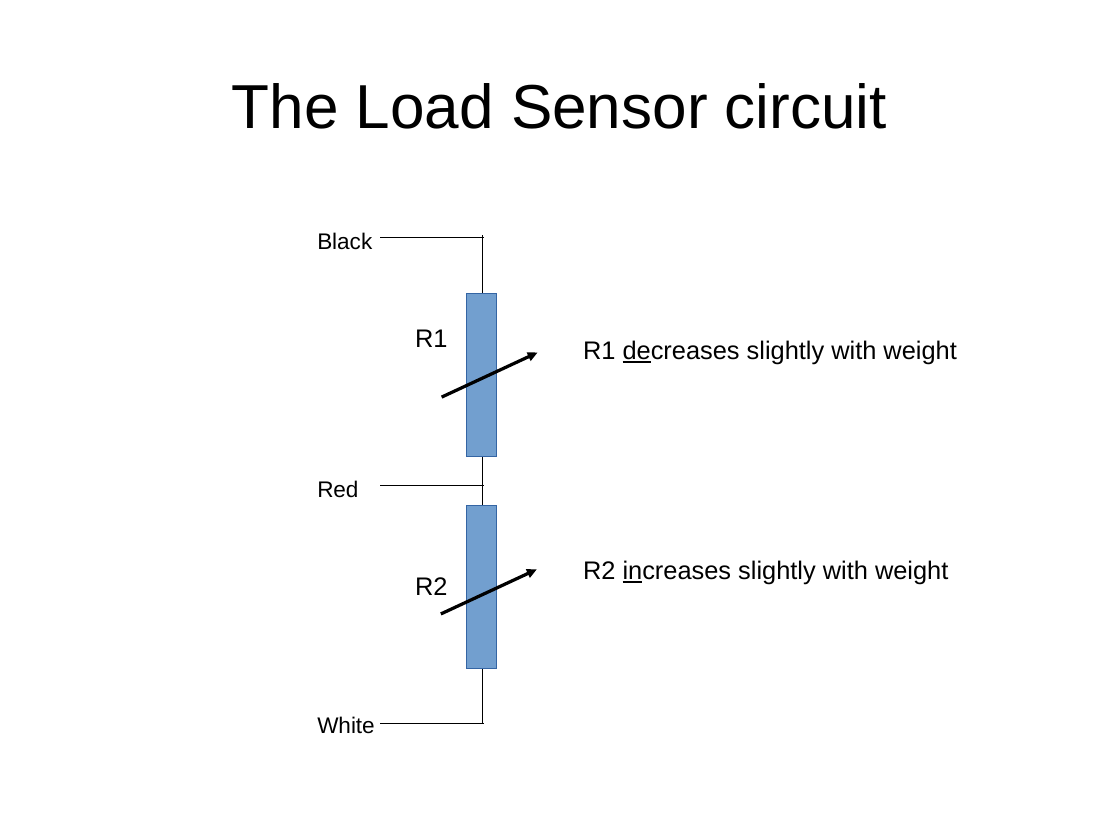
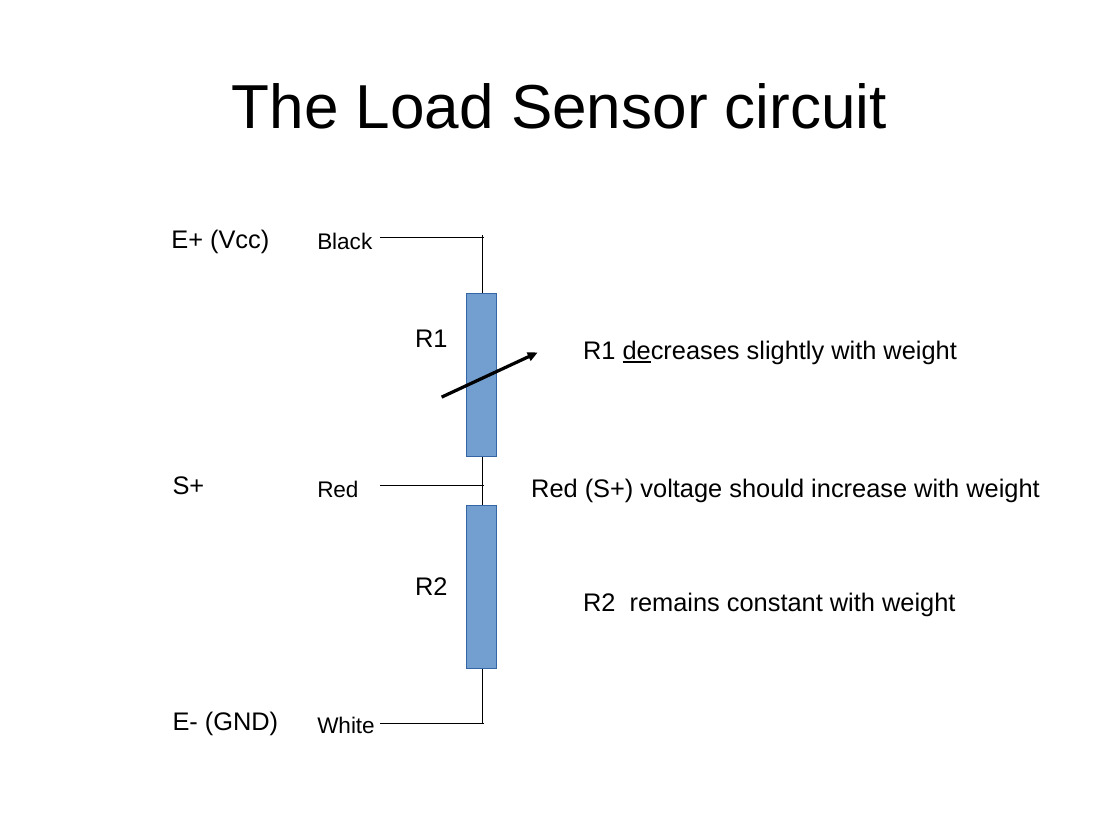
Before and after one commit to bneedhamia/CurieBLEWeightMonitor, a slide deck: slide 3 of ProjectMath.odp. Drawn at 1120x840 pixels with LibreOffice and Linux fonts; fonts in the diff are those of the drawing. Boxes give left, top, right and bottom in pixels: in the first picture for what was removed or moved away, otherwise in the second. Text is boxed around its words. In the diff, an @@ line names an element or a change of style, - is before the commit and + after.

Commit message:
Worked out the Wheatstone Bridge to connect a Load Sensor to a Load Cell Amplifier; Added a Fritzing diagram of one channel

```diff
--- a/ProjectMath.odp
+++ b/ProjectMath.odp
@@ text added at [171,229,269,254], 18 pt, text #000000 @@
+E+ (Vcc)
@@ text added at [173,476,205,495], 18 pt, text #000000 @@
+S+
@@ text added at [531,478,1039,503], 18 pt, text #000000 @@
+Red (S+) voltage should increase with weight
@@ arrow removed from (441, 614) to (537, 569) @@
@@ text at [583,592,955,616]: text changed @@
-R2 increases slightly with weight
+R2 remains constant with weight
@@ text added at [173,711,278,735], 18 pt, text #000000 @@
+E- (GND)
```
Also in this commit, not shown: 3 other slides changed, 1 slide added, 4 other files.
